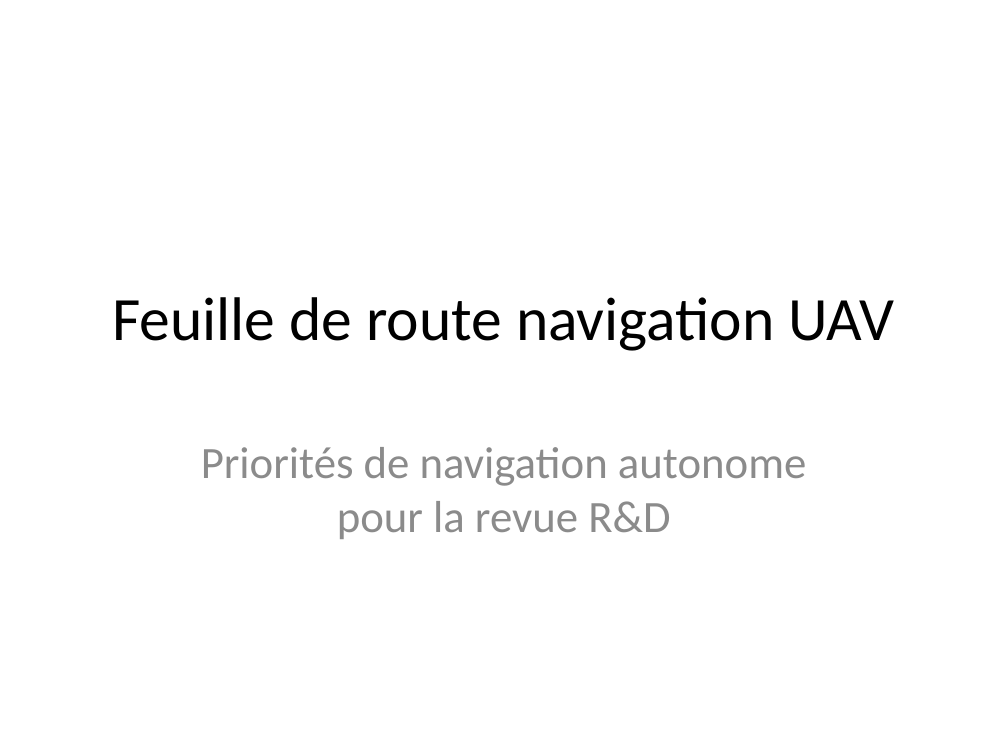
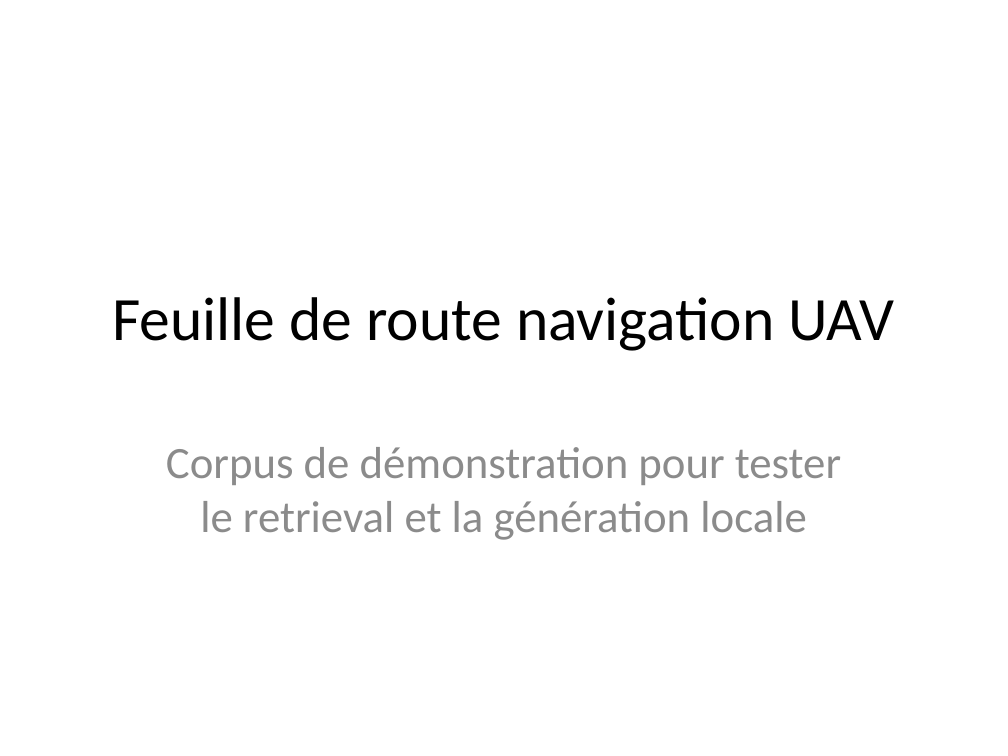
Before and after one commit to Amine-cloud04/test-legacy-Chatbot, a slide deck: slide 1 of sample_docs/feuille_route_navigation_uav.pptx. Drawn at 1008x756 pixels with LibreOffice and Linux fonts; fonts in the diff are those of the drawing. Boxes give left, top, right and bottom in pixels: in the first picture for what was removed or moved away, otherwise in the second. Text is boxed around its words. In the diff, an @@ line names an element or a change of style, - is before the commit and + after.

Commit message:
Improve local RAG pipeline and Ollama integration

```diff
--- a/sample_docs/feuille_route_navigation_uav.pptx
+++ b/sample_docs/feuille_route_navigation_uav.pptx
@@ subtitle at [166,447,841,540]: text changed @@
-Priorités de navigation autonome pour la revue R&D
+Corpus de démonstration pour tester le retrieval et la génération locale
```
Also in this commit, not shown: 2 other slides changed, 2 slides added, 27 other files.
